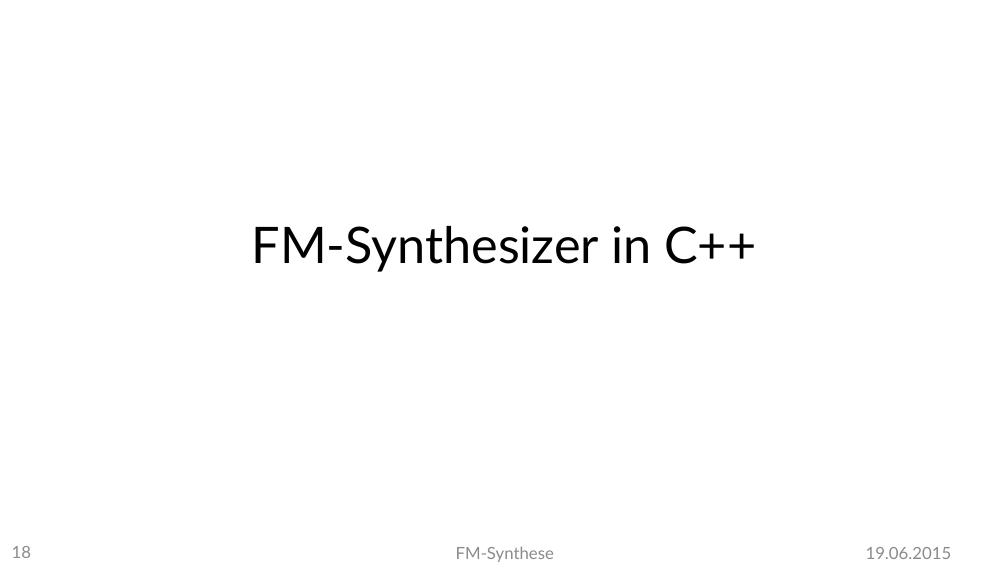
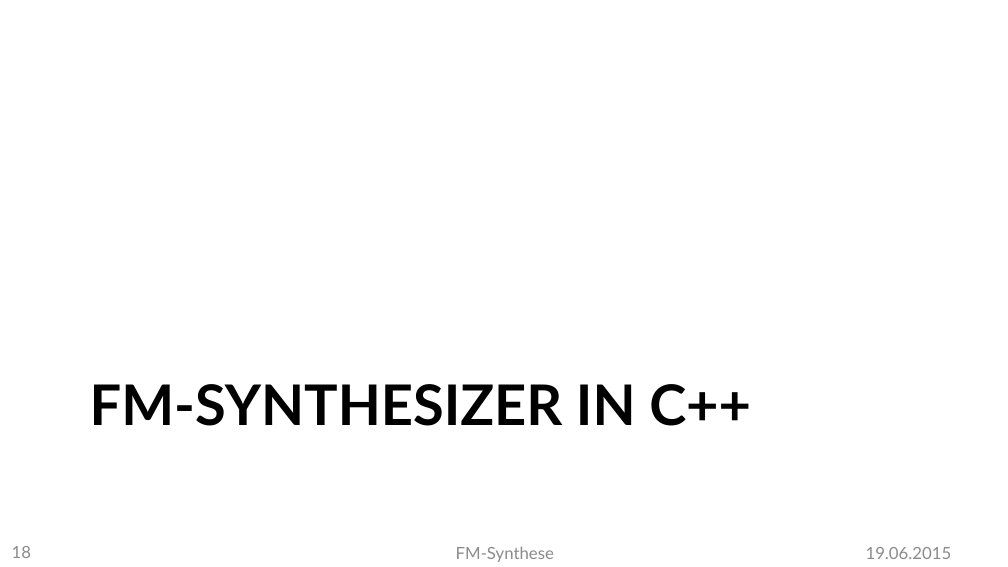
Before and after one commit to MBulli/VSeminar, a slide deck: slide 18 of Praesentation/FMSynthese-Gary.pptx. Drawn at 1008x567 pixels with LibreOffice and Linux fonts; fonts in the diff are those of the drawing; background and template pictures are left out. Boxes give left, top, right and bottom in pixels: in the first picture for what was removed or moved away, otherwise in the second. Text is boxed around its words. In the diff, an @@ line names an element or a change of style, - is before the commit and + after.

```diff
--- a/Praesentation/FMSynthese-Gary.pptx
+++ b/Praesentation/FMSynthese-Gary.pptx
@@ title "FM-SYNTHESIZER IN C++" at (90,384,751,426): vertical alignment middle to top @@
@@ title at (90,384,751,426): text changed; size 36 to 40 pt; bold on @@
-FM-Synthesizer in C++
+FM-SYNTHESIZER IN C++
```
Also in this commit, not shown: 5 other slides changed, 1 slide added, 1 slide removed, 4 other files.
